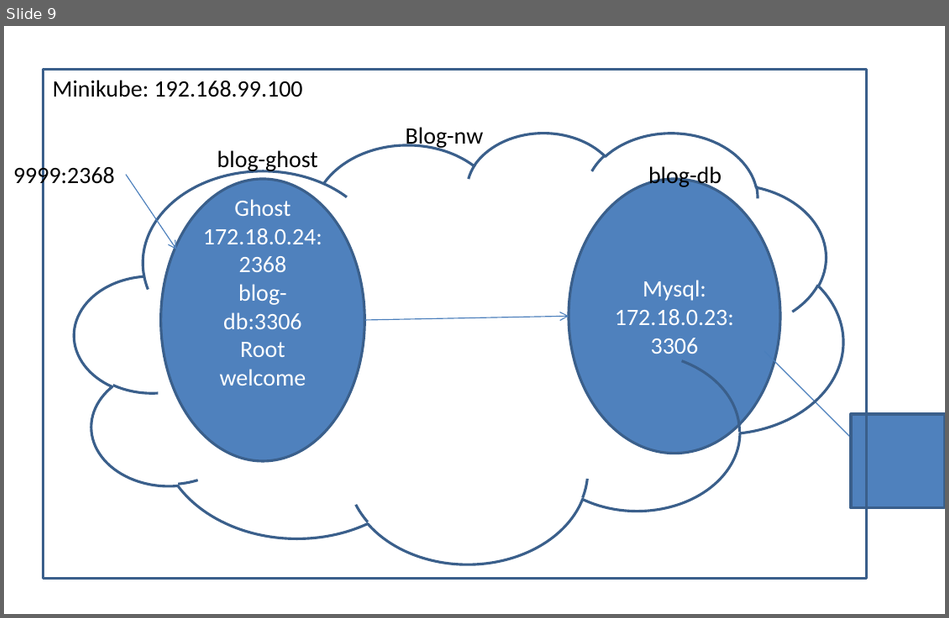
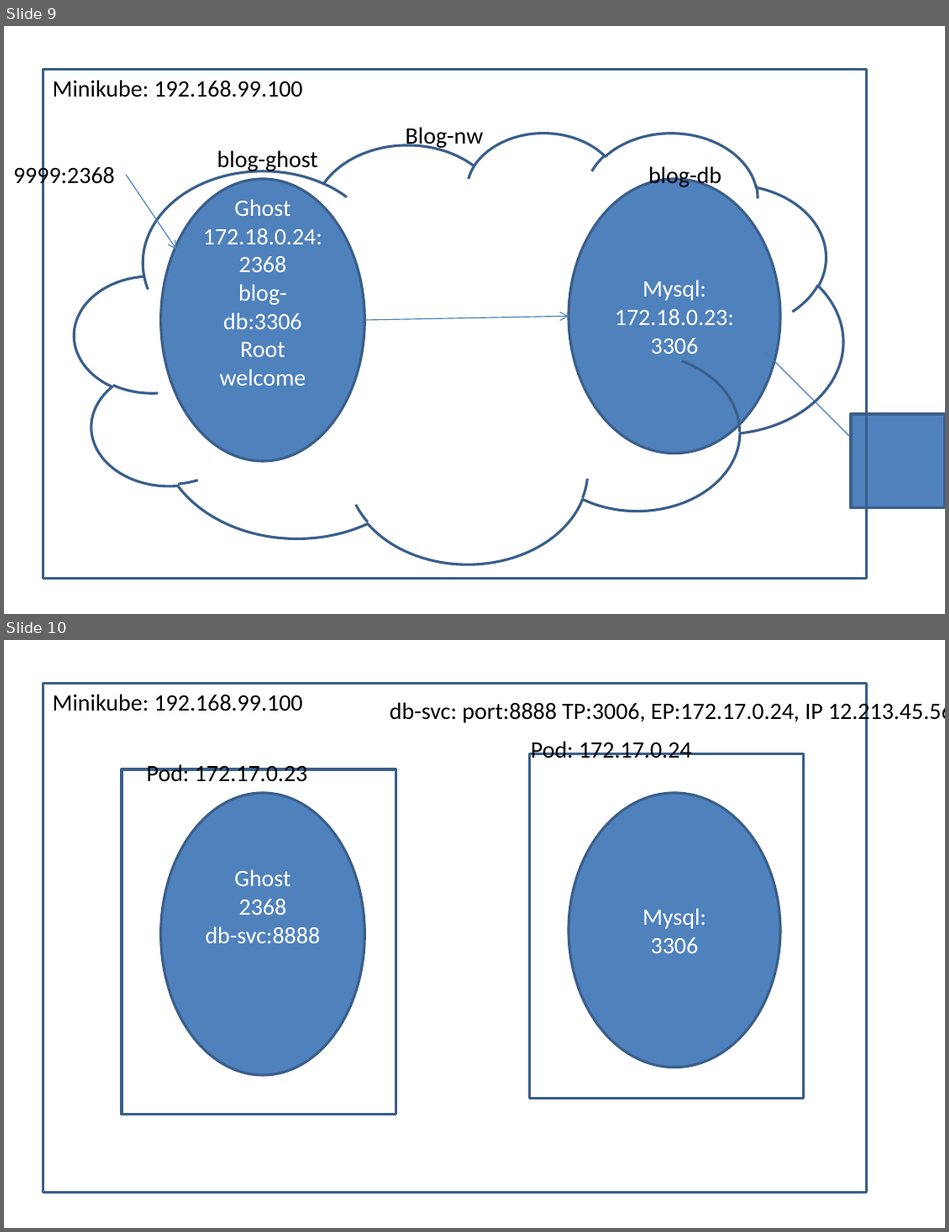
Before and after one commit to AdityaSP/ora-ap22-dock-kube, a slide deck: rough-diag.pptx. Shown one above the other, each under a label of ours: slide 9 before the commit, slides 9 and 10 after it. The pictures are 949x618 and 949x1232 pixels, drawn with LibreOffice and Linux fonts; fonts in the diff are those of the drawing. Boxes give left, top, right and bottom in pixels: in the first picture for what was removed or moved away, otherwise in the second. Text is boxed around its words. In the diff, an @@ line names an element or a change of style, - is before the commit and + after.

```diff
--- a/rough-diag.pptx
+++ b/rough-diag.pptx
@@ slide 10 added at [4,640,945,1228], background #FFFFFF @@
@@ rectangle added at [43,684,867,1194], outline #3A5F8C 2 pt @@
@@ text added at [53,694,303,711], 18 pt, text #000000 @@
+Minikube: 192.168.99.100
@@ text added at [390,699,945,724], 18 pt, text #000000 @@
+db-svc: port:8888 TP:3006, EP:172.17.0.24, IP 12.213.45.56
@@ text added at [147,764,308,782], 18 pt, text #000000 @@
+Pod: 172.17.0.23
@@ rectangle added at [529,754,804,1099], outline #3A5F8C 2 pt @@
@@ text added at [531,741,692,758], 18 pt, text #000000 @@
+Pod: 172.17.0.24
@@ rectangle added at [122,770,396,1115], outline #3A5F8C 2 pt @@
@@ ellipse added at [161,792,365,1074], fill #4F81BD, outline #3A5F8C 2 pt, 18 pt, text #FFFFFF @@
+Ghost
+2368
+db-svc:8888
@@ ellipse added at [568,792,780,1067], fill #4F81BD, outline #3A5F8C 2 pt, 18 pt, text #FFFFFF @@
+Mysql:
+3306
```
Also in this commit, not shown: 3 other slides added.
